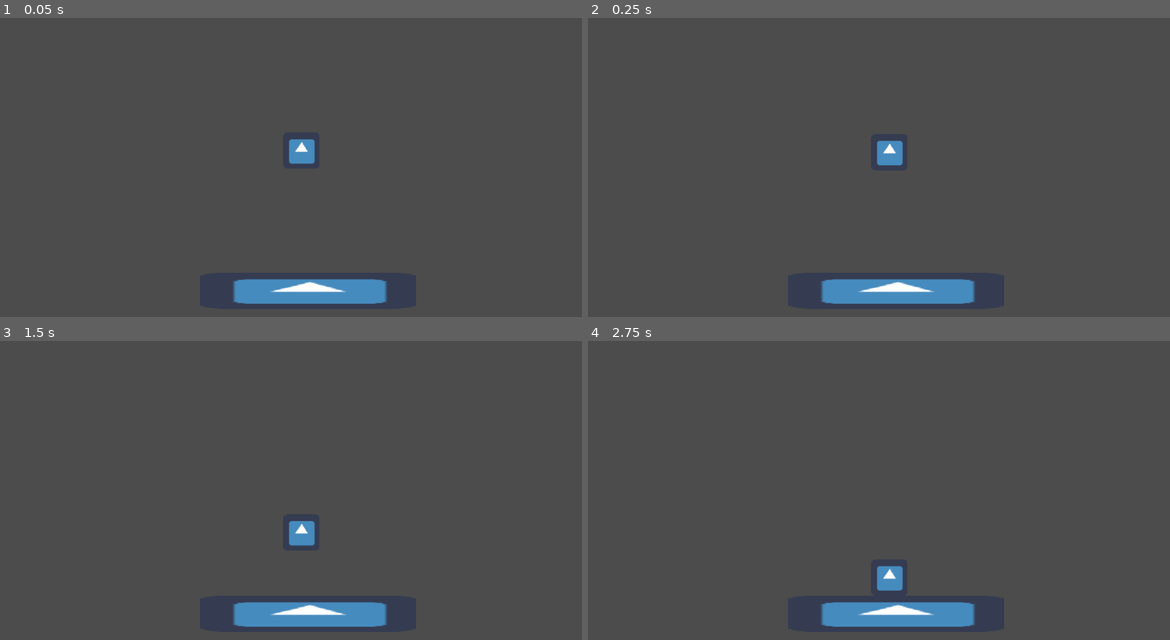
Above: before the commit, frames 1-4 (two rows, left to right).
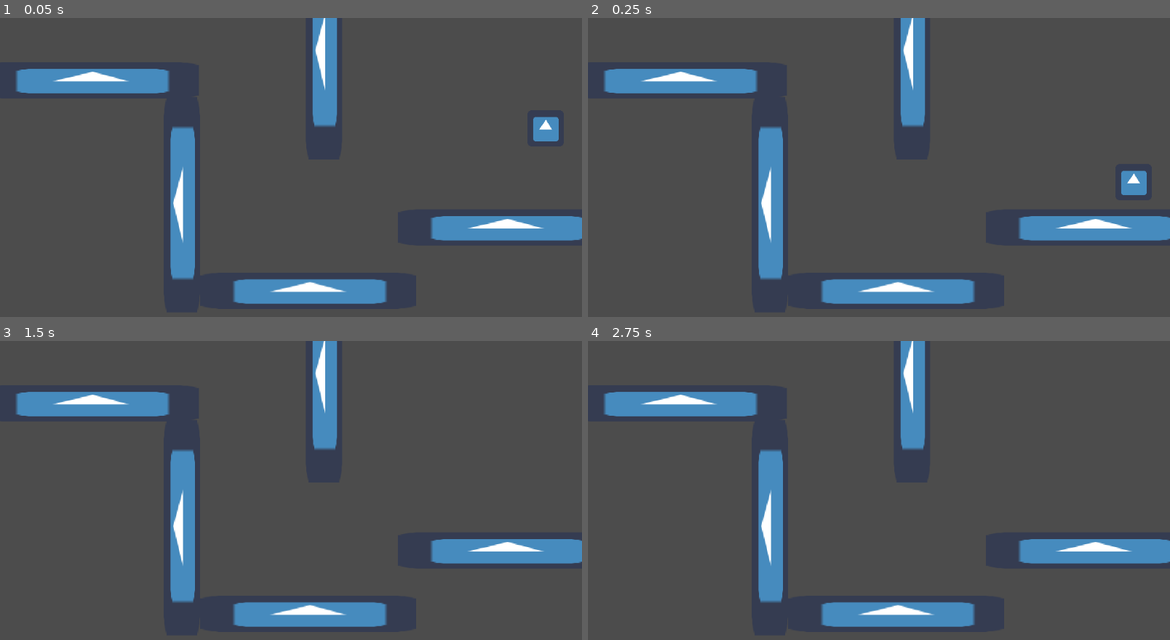
Above: after the commit, the same moments.

Repository: Anatole-DC/godot_plateformer_tutorial
Game: Godot game, scene res://levels/DemoScene.tscn
Two runs of this game, one before a commit and one after it. Both use one fixed random seed, a clock stepped at 60 frames per second and the inputs below. The project has no main scene, so this scene is started directly. The engine's default icon, where the game draws it, is replaced by a stand-in: a white triangle on a blue panel in a dark square.
Inputs:
- Up to frame 1 (0.05 s): no input
- Up to frame 2 (0.25 s): no input
- Up to frame 3 (1.5 s): hold Right (right, bound only after the commit) from 0.53 s (still down); tap Space (jump, bound only after the commit) at 0.6, 0.77, 1.07, 1.35 s
- Up to frame 4 (2.75 s): tap Space (jump, bound only after the commit) at 1.52, 1.82, 2.1 s; release Right (right, bound only after the commit) at 2.03 s; hold Q (left, bound only after the commit) from 2.03 s (still down)

The runs differ from the first frame. In frame 1, 8.8% of the frame differs, in the area x 2-100%, y 0-88%; in frame 2, 8.8%; in frame 3, 8.4%; in frame 4, 8.4%.

Commit message:
:memo: Update the chapter

Diff:
--- a/KinematicBody2D.gd
+++ /dev/null
@@ -1,10 +0,0 @@
-extends KinematicBody2D
-
-func _ready():
-	pass
-
-var iteration = 0
-
-func _physics_process(delta):
-	print("Hello World {iteration}".format({"iteration": iteration}))
-	iteration += 1
--- /dev/null
+++ b/characters/player/Player.gd
@@ -0,0 +1,28 @@
+extends KinematicBody2D
+
+export var WALK_SPEED = 50		# Player walk speed
+export var GRAVITY = 50			# Player gravity strength
+export var JUMP_FORCE = -1000
+
+var velocity = Vector2(0, 0)
+
+func _physics_process(delta):
+
+	# Right movement
+	if Input.is_action_pressed("right"):
+		velocity.x = WALK_SPEED
+
+	# Left movement
+	elif Input.is_action_pressed("left"):
+		velocity.x = -WALK_SPEED
+
+	# Jump movement
+	if Input.is_action_just_pressed("jump") and is_on_floor():
+		velocity.y = JUMP_FORCE
+
+	# Player fall
+	velocity.y += GRAVITY
+
+	# Update the player position
+	velocity = move_and_slide(velocity, Vector2.UP)
+	velocity.x = lerp(velocity.x, 0, 0.3)		# Stops the object with a smooth movement
--- a/characters/player/Player.tscn
+++ b/characters/player/Player.tscn
@@ -1,12 +1,12 @@
 [gd_scene load_steps=4 format=2]
 
-[ext_resource path="res://KinematicBody2D.gd" type="Script" id=1]
+[ext_resource path="res://characters/player/Player.gd" type="Script" id=1]
 [ext_resource path="res://assets/icons/icon.png" type="Texture" id=2]
 
 [sub_resource type="RectangleShape2D" id=1]
 extents = Vector2( 31.9568, 31.9864 )
 
-[node name="KinematicBody2D" type="KinematicBody2D"]
+[node name="Player" type="KinematicBody2D"]
 script = ExtResource( 1 )
 
 [node name="Sprite" type="Sprite" parent="."]
--- a/levels/DemoScene.tscn
+++ b/levels/DemoScene.tscn
@@ -1,10 +1,26 @@
 [gd_scene load_steps=3 format=2]
 
-[ext_resource path="res://characters/player/TempDemoCharacter.tscn" type="PackedScene" id=1]
-[ext_resource path="res://items/plateforms/TempDemoPlatform.tscn" type="PackedScene" id=2]
+[ext_resource path="res://items/plateforms/TempDemoPlatform.tscn" type="PackedScene" id=1]
+[ext_resource path="res://characters/player/Player.tscn" type="PackedScene" id=2]
 
 [node name="DemoScene" type="Node2D"]
 
-[node name="TempDemoCharacter" parent="." instance=ExtResource( 1 )]
+[node name="TempDemoPlatform" parent="." instance=ExtResource( 1 )]
 
-[node name="TempDemoPlatform" parent="." instance=ExtResource( 2 )]
+[node name="TempDemoPlatform2" parent="." instance=ExtResource( 1 )]
+position = Vector2( 890, 370 )
+
+[node name="TempDemoPlatform5" parent="." instance=ExtResource( 1 )]
+position = Vector2( 160, 110 )
+
+[node name="TempDemoPlatform3" parent="." instance=ExtResource( 1 )]
+position = Vector2( 320, 330 )
+rotation = -1.57079
+
+[node name="TempDemoPlatform4" parent="." instance=ExtResource( 1 )]
+position = Vector2( 570, 60 )
+rotation = -1.57079
+
+[node name="Player" parent="." instance=ExtResource( 2 )]
+position = Vector2( 960, 190 )
+WALK_SPEED = 200
--- a/project.godot
+++ b/project.godot
@@ -18,6 +18,28 @@
 config/name="GodotTutorial"
 config/icon="res://icon.png"
 
+[input]
+
+right={
+"deadzone": 0.5,
+"events": [ Object(InputEventKey,"resource_local_to_scene":false,"resource_name":"","device":0,"alt":false,"shift":false,"control":false,"meta":false,"command":false,"pressed":false,"scancode":16777233,"unicode":0,"echo":false,"script":null)
+, Object(InputEventKey,"resource_local_to_scene":false,"resource_name":"","device":0,"alt":false,"shift":false,"control":false,"meta":false,"command":false,"pressed":false,"scancode":68,"unicode":0,"echo":false,"script":null)
+ ]
+}
+left={
+"deadzone": 0.5,
+"events": [ Object(InputEventKey,"resource_local_to_scene":false,"resource_name":"","device":0,"alt":false,"shift":false,"control":false,"meta":false,"command":false,"pressed":false,"scancode":81,"unicode":0,"echo":false,"script":null)
+, Object(InputEventKey,"resource_local_to_scene":false,"resource_name":"","device":0,"alt":false,"shift":false,"control":false,"meta":false,"command":false,"pressed":false,"scancode":16777231,"unicode":0,"echo":false,"script":null)
+ ]
+}
+jump={
+"deadzone": 0.5,
+"events": [ Object(InputEventKey,"resource_local_to_scene":false,"resource_name":"","device":0,"alt":false,"shift":false,"control":false,"meta":false,"command":false,"pressed":false,"scancode":32,"unicode":0,"echo":false,"script":null)
+, Object(InputEventKey,"resource_local_to_scene":false,"resource_name":"","device":0,"alt":false,"shift":false,"control":false,"meta":false,"command":false,"pressed":false,"scancode":90,"unicode":0,"echo":false,"script":null)
+, Object(InputEventKey,"resource_local_to_scene":false,"resource_name":"","device":0,"alt":false,"shift":false,"control":false,"meta":false,"command":false,"pressed":false,"scancode":16777232,"unicode":0,"echo":false,"script":null)
+ ]
+}
+
 [rendering]
 
 environment/default_environment="res://default_env.tres"
Binary file added: assets/course/input_map.png
Not shown, changed: README.md
